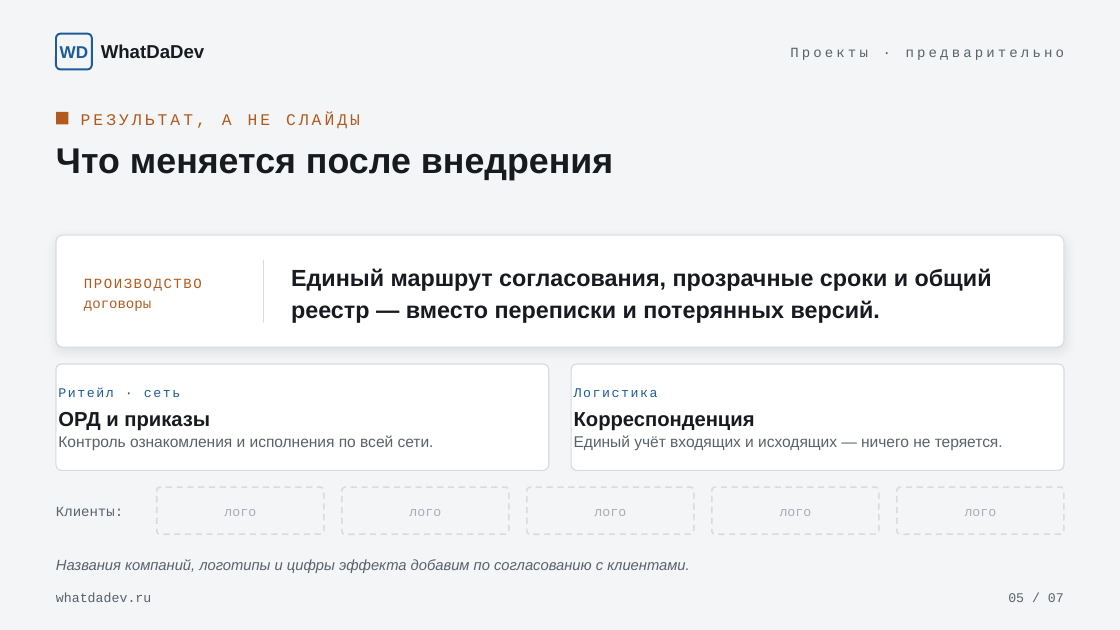
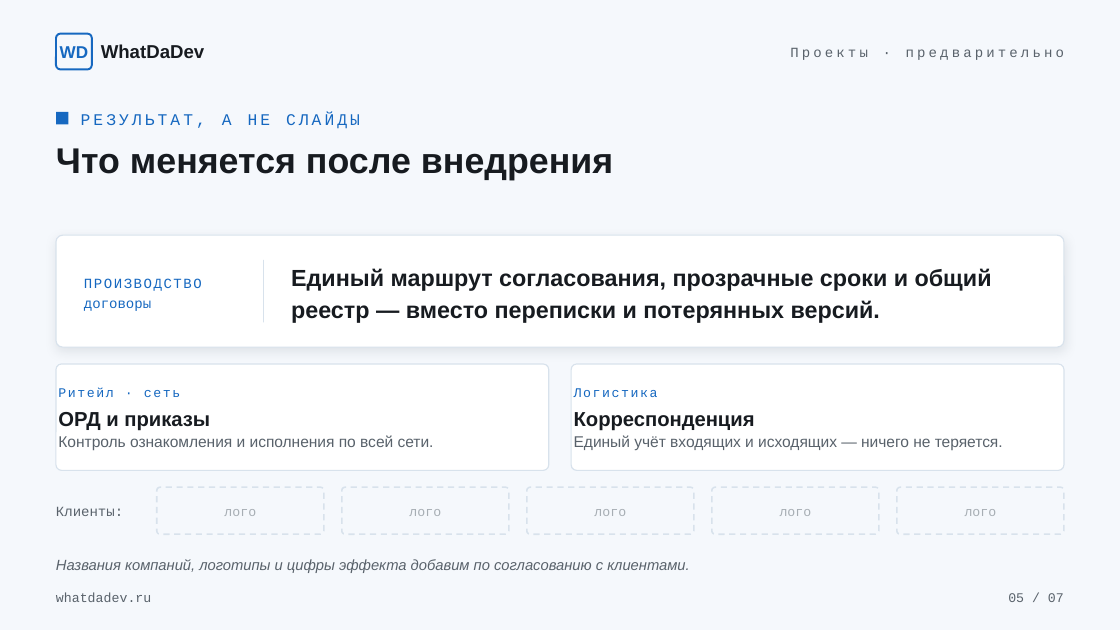
Before and after one commit to airginggger-collab/WhatDaDev, a slide deck: slide 5 of deliverables/WhatDaDev_Презентация_Знакомство.pptx. Drawn at 1120x630 pixels with LibreOffice and Linux fonts; fonts in the diff are those of the drawing. Boxes give left, top, right and bottom in pixels: in the first picture for what was removed or moved away, otherwise in the second. Text is boxed around its words. In the diff, an @@ line names an element or a change of style, - is before the commit and + after.

```diff
--- a/deliverables/WhatDaDev_Презентация_Знакомство.pptx
+++ b/deliverables/WhatDaDev_Презентация_Знакомство.pptx
@@ background #F3F5F6 to #F5F8FC @@
@@ text "WD" at <box>60,46,89,58</box>: text colour #1D5C9A to #1668C0 @@
@@ rounded rectangle at <box>56,34,92,69</box>: fill #F3F5F6 to #F5F8FC; outline #1D5C9A 1.25 pt to #1668C0 1.25 pt @@
@@ rectangle at <box>56,112,68,124</box>: fill #B25A1E to #1668C0 @@
@@ text "РЕЗУЛЬТАТ, А НЕ СЛАЙДЫ" at <box>81,113,360,129</box>: text colour #B25A1E to #1668C0 @@
@@ text "ПРОИЗВОДСТВО" at <box>84,278,202,311</box>: text colour #B25A1E to #1668C0 @@
@@ text at <box>58,388,180,397</box>: text colour #1D5C9A to #1668C0 in "Ритейл · сеть" @@
@@ outline #D7DCE1 0.75 pt to #D8E2EC 0.75 pt in 3 elements at <box>56,235,1064,347</box>, <box>56,364,549,470</box>, <box>571,364,1064,470</box> @@
@@ text at <box>574,388,658,397</box>: text colour #1D5C9A to #1668C0 in "Логистика" @@
```
Also in this commit, not shown: 6 other slides changed, 5 other files.
